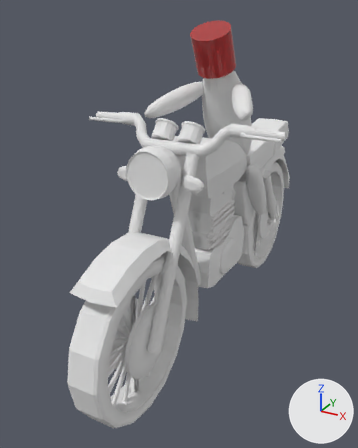
Before and after pictures for a commit that changed the OBJ model Resources/bikenemy/bikenemy.obj.
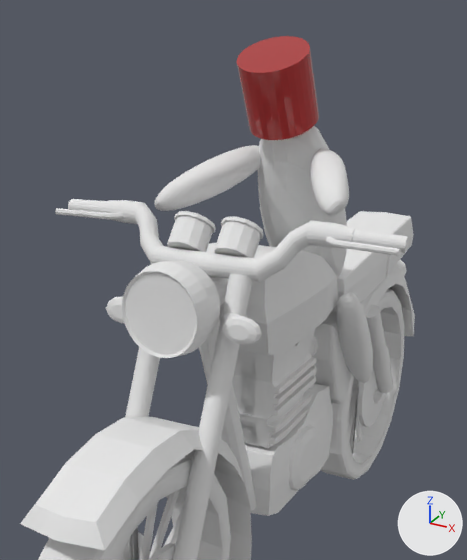
Each version is shown whole from a 50 mm camera at (3.32, -6.09, 4.48) aimed at (-0.26, 0.42, 1.23), then close up on the part from 16% to 89% of the width and 0% to 70% of the height. The lights are fixed; the arrows at lower right show +X, +Y and +Z. Where no turn or scale is listed for an object, it has been applied to the vertices. Vertices at the same position are counted once.

Objects in the first close-up: 'Engine_1_Cube.001', 'Engine_2_Cube.001', 'Front_bumper_right_Cylinder.001', 'Front_water_Cube.001', 'Front_wheel_Cylinder.001', 'Gas_Tank_Cube.001', 'Headlight_Cylinder.001', 'Rear_wheel_Cylinder.001', 'Seat_Cube.002', 'Steering_Cylinder.001', '円柱_円柱.001', '立方体.001_立方体.009', '立方体.006'.
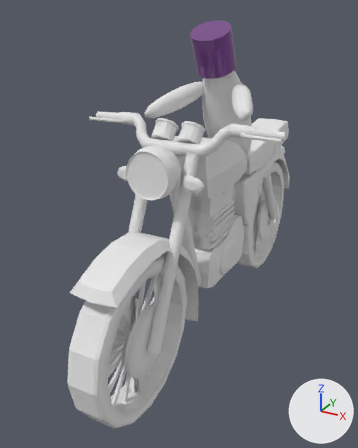
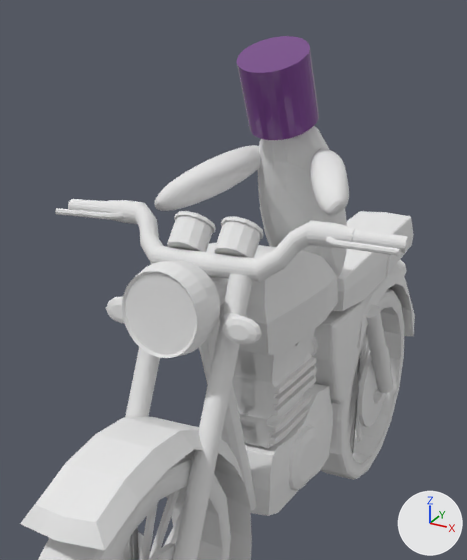
What changed in the scene script:
```text
Add img_e1_png:
    img_e1_png = load_image('e1.png', 'e1.png', 1024, 1024, 'sRGB')
Change mat_none:
    mat_none.texture: img_enemy_png -> img_e1_png
Change me_円柱_円柱_001:
    where me_円柱_円柱_001.from_pydata(...)  # 64 vertices, 124 faces; spans x -0.202..0.38, y 0.432..1.216, z 3.516..4.294
    used by ob_円柱_円柱_001; location = (0.0, 0.0, 0.0)
    me_円柱_円柱_001 part 1
    me_円柱_円柱_001.vertices[0].co: (0.089, 0.675, 3.516) -> (0.089, 0.432, 4.045)  # pixel (269, 140) -> pixel (257, 72)
    me_円柱_円柱_001.vertices[1].co: (0.089, 0.432, 4.045) -> (0.032, 0.68, 3.519)  # pixel (257, 72) -> pixel (263, 139)
    me_円柱_円柱_001.vertices[2].co: (0.032, 0.68, 3.519) -> (0.089, 0.675, 3.516)  # pixel (263, 139) -> pixel (269, 140)
    me_円柱_円柱_001 part 2: 114 kept faces spanning x -0.202..0.38, y 0.432..1.216, z 3.516..4.294 get new texture (UV) coordinates
Remove ob_立方体_001_立方体_009:
    ob_立方体_001_立方体_009 = bpy.data.objects.new('立方体.001_立方体.009', me_立方体_001_立方体_009)
    ob_立方体_001_立方体_009.location = (0.0, 0.0, 0.0)
```

Where the change shows, as pixel boxes [x1, y1, x2, y2] in the close-ups (467 x 560 px; the box of a moved part takes in the faces that stretch with it):
'円柱_円柱.001', surface changed (brown to purple): [237, 36, 319, 140] in both
'立方体.001_立方体.009', deleted: before [336, 292, 373, 383]
part 1 of me_円柱_円柱_001, moved or reshaped: [251, 72, 276, 140] in both
part 2 of me_円柱_円柱_001, surface changed (brown to purple): [237, 36, 319, 140] in both
